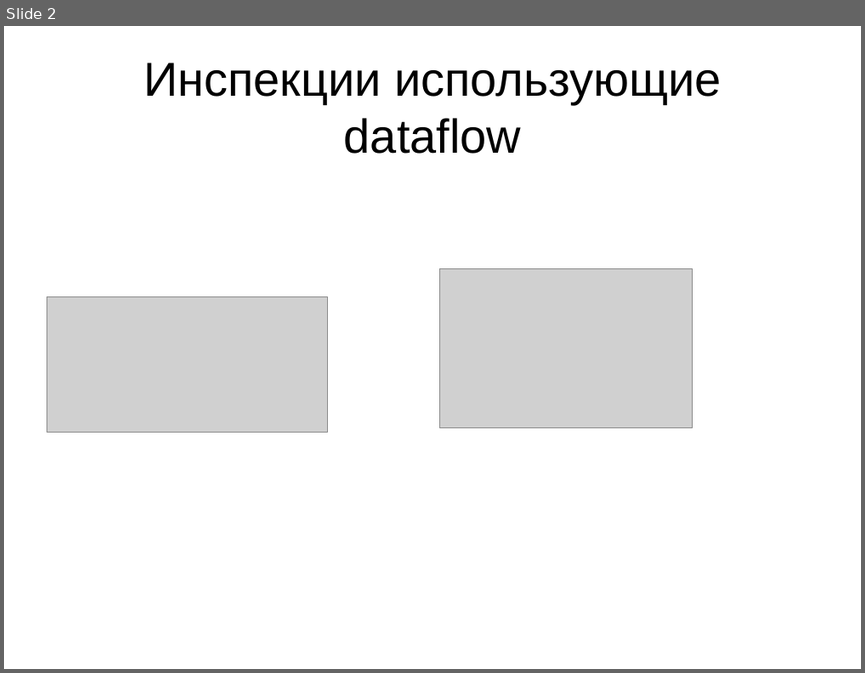
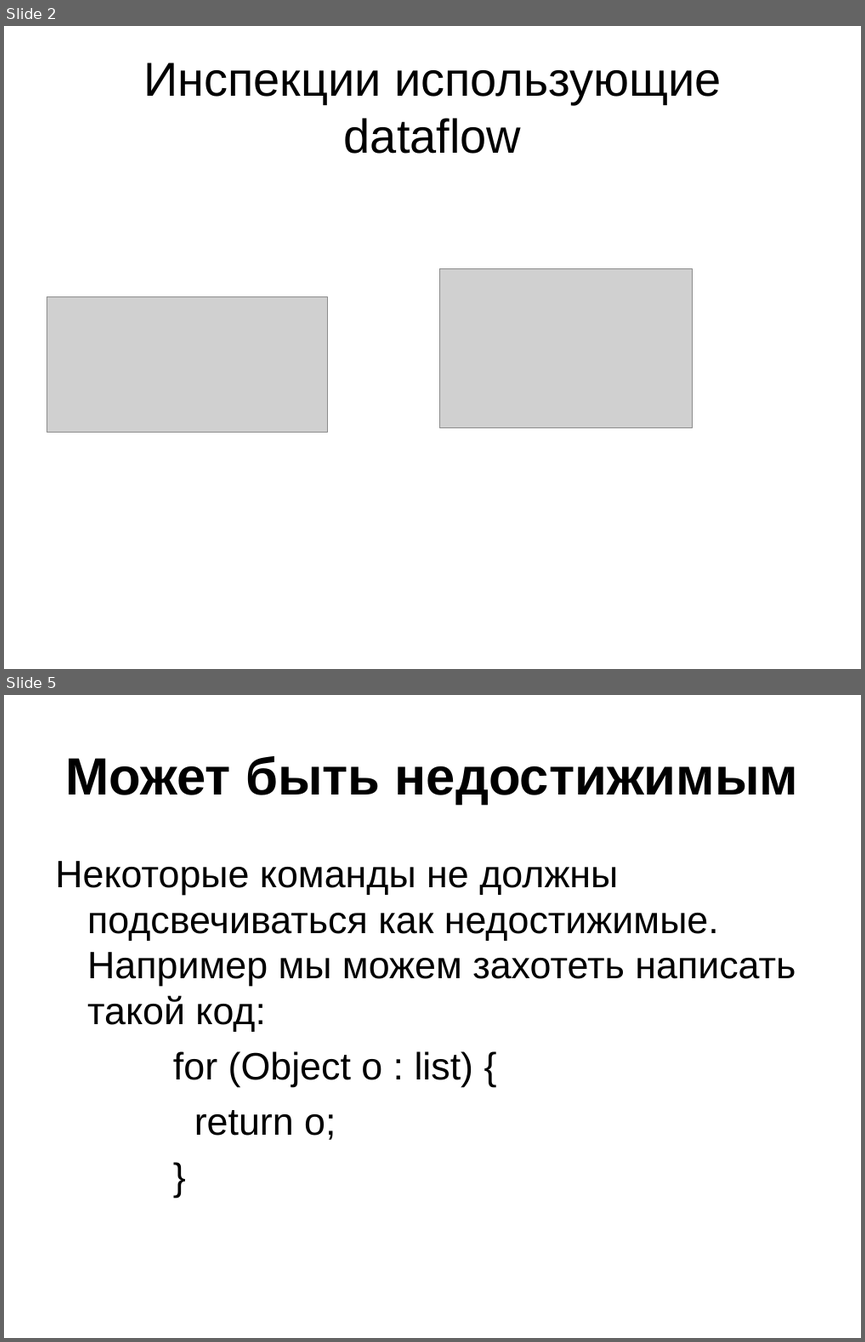
Before and after one commit to mazine/umk, a slide deck: presentations/Dataflow.ppt. Shown one above the other, each under a label of ours: slide 2 before the commit, slides 2 and 5 after it; the slides between them are not shown. The pictures are 865x673 and 865x1342 pixels, drawn with LibreOffice and Linux fonts; fonts in the diff are those of the drawing; grey boxes stand for pictures. Boxes give left, top, right and bottom in pixels: in the first picture for what was removed or moved away, otherwise in the second. Text is boxed around its words. In the diff, an @@ line names an element or a change of style, - is before the commit and + after.

```diff
--- a/presentations/Dataflow.ppt
+++ b/presentations/Dataflow.ppt
@@ slide 5 added at (x1=4, y1=695, x2=861, y2=1338), background #FFFFFF @@
@@ title added at (x1=65, y1=756, x2=799, y2=805), 44 pt, text #000000, bold @@
+Может быть недостижимым
@@ text added at (x1=55, y1=861, x2=795, y2=1140), 32 pt, text #000000 @@
+Некоторые команды не должны подсвечиваться как недостижимые. Например мы можем захотеть написать такой код:
+for (Object o : list) {
+return o;
+}
```
Also in this commit, not shown: 1 slide changed, 7 other slides added, 1 slide removed, 1 other file.
